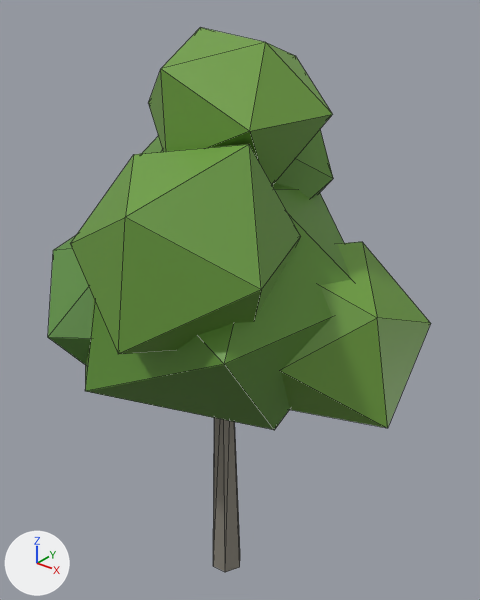
What one commit did to the glTF model src/assets/models/beech.glb.
One viewpoint serves both versions: a 50 mm lens placed at (7.41, -8.74, 12.37), pointed at (0.05, 0.47, 6.66). Lighting does not change. The marker at lower left points along +X, +Y and +Z. The picture after the commit comes second. Mesh edges are drawn as thin lines. Vertices at exactly the same position are counted once.

Script lines for the objects in view, before the commit:
```python
me_beech = bpy.data.meshes.new('beech')
me_beech.from_pydata(...)  # 100 vertices, 148 faces; spans x -3.62..3.63, y -3.4..3.59, z 0.0..11.61
me_beech.materials.append(mat_defaultmaterial)
ob_beech = bpy.data.objects.new('beech', me_beech)
ob_beech.location = (0.0, 0.0, 0.0)
```
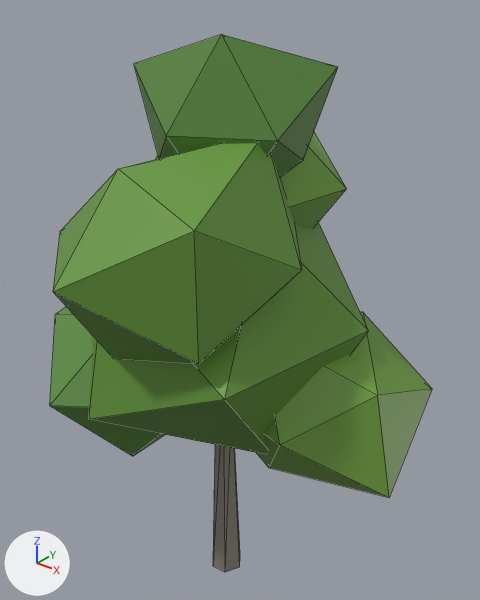
Changed parts and their boxes [x1, y1, x2, y2] in the pictures (480 x 600 px; the box of a moved part takes in the faces that stretch with it):
'beech', reshaped
    before: [48, 27, 431, 572]
    after: [50, 35, 432, 572]
part 1 of me_beech, moved or reshaped
    before: [85, 151, 352, 430]
    after: [89, 222, 369, 454]
part 2 of me_beech, moved or reshaped
    before: [281, 242, 431, 428]
    after: [257, 312, 432, 497]
part 3 of me_beech, moved or reshaped (not visible afterwards)
    before: [70, 144, 301, 354]
part 4 of me_beech, moved or reshaped
    before: [141, 130, 333, 199]
    after: [53, 143, 302, 364]
part 5 of me_beech, moved or reshaped
    before: [148, 27, 333, 185]
    after: [156, 132, 347, 228]
part 6 of me_beech, rebuilt
    before: [48, 236, 93, 365]
    after: [50, 306, 165, 456]
part 7 of me_beech, moved or reshaped
    before: [213, 418, 240, 572]
    after: [213, 445, 240, 572]
part 8 of me_beech, added (green)
    after: [134, 35, 338, 177]

Patch to the scene script:
```diff
--- a/src/assets/models/beech.glb.py
+++ b/src/assets/models/beech.glb.py
@@ me_beech @@
 # used by ob_beech; location = (0.0, 0.0, 0.0)
-me_beech.from_pydata(...)  # 100 vertices, 148 faces; spans x -3.62..3.63, y -3.4..3.59, z 0.0..11.61
+me_beech.from_pydata(...)  # 112 vertices, 168 faces; spans x -3.81..3.82, y -3.77..3.46, z 0.0..11.62
+# me_beech part 1: the loose piece of 12 vertices spanning x -3.01..2.76, y -2.74..2.46, z 4.86..9.74 is moved by (0.0, 0.0, -0.6)
+# me_beech part 2: the loose piece of 12 vertices spanning x 0.15..3.63, y -1.1..2.99, z 4.96..8.35 is scaled about its middle by (1.05, 1.05, 0.986), then moved by (0.11, 0.02, -1.4)
+# me_beech part 3: the loose piece of 12 vertices spanning x -1.08..2.58, y -3.4..0.46, z 6.81..10.24 is scaled about its middle by (0.95, 0.95, 0.792), then moved by (-0.11, 3.1, -3.98)
+# me_beech part 4: the loose piece of 12 vertices spanning x -2.83..1.19, y -0.86..3.59, z 7.22..10.77 is scaled about its middle by 1.05, then moved by (1.09, -2.8, -0.6)
+# me_beech part 5: the loose piece of 12 vertices spanning x -1.28..1.78, y -1.26..1.62, z 9.13..11.61 is scaled about its middle by (1.25, 1.25, 1.32), then moved by (-0.79, 1.22, -1.61)
+# me_beech part 6: the loose piece of 12 vertices spanning x -3.62..0.55, y -2.98..1.19, z 4.99..8.47 is rebuilt with 12 vertices and now spans x -3.81..0.55, y -3.08..1.27, z 3.62..7.04
+# me_beech part 7
+# 22 vertices are removed from x -1.08..1.07, y -0.34..0.38, z 4.73..7.0
+# 28 faces are deleted
+# 22 vertices are added at x -1.09..1.07, y -0.35..0.39, z 3.32..5.37
+# 28 new faces join them
+# me_beech part 8
+# 12 vertices are added at x -1.51..1.7, y -1.46..1.8, z 8.81..11.62
+# 20 new faces join them
 me_beech.materials.append(mat_defaultmaterial)
```
